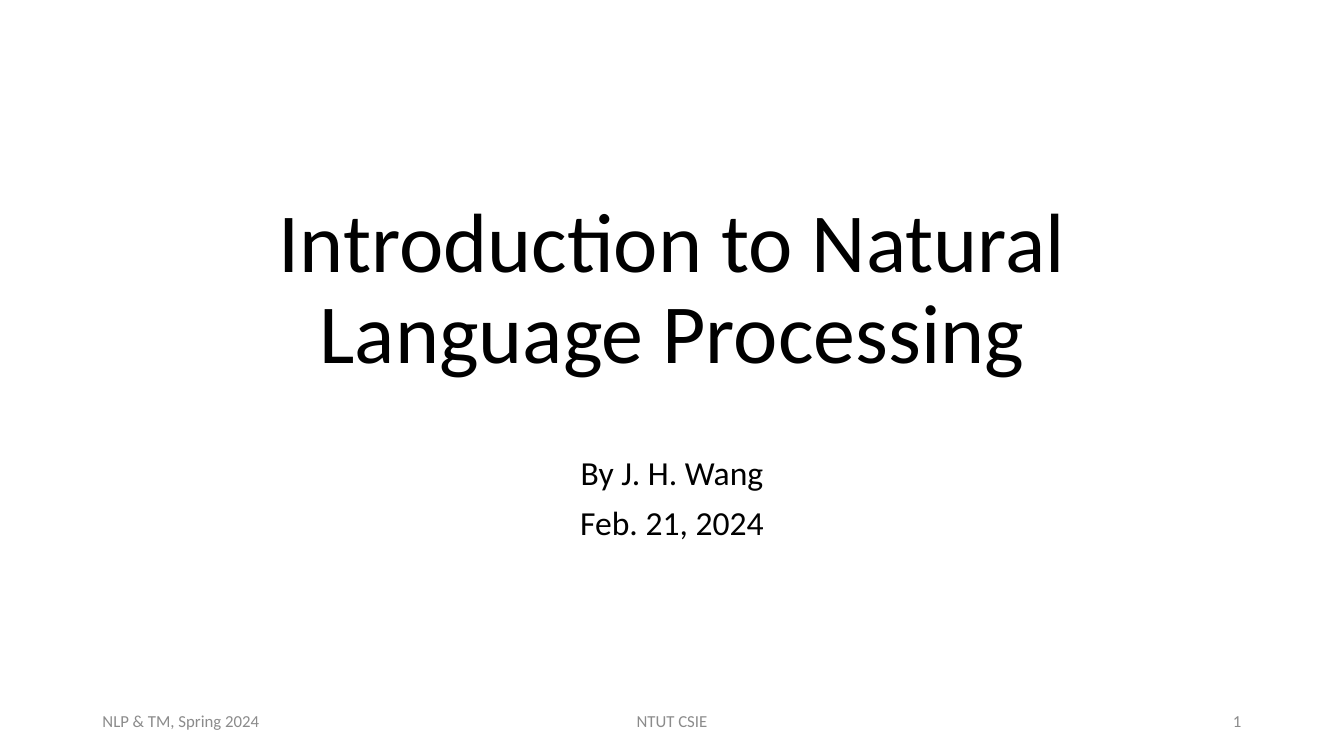
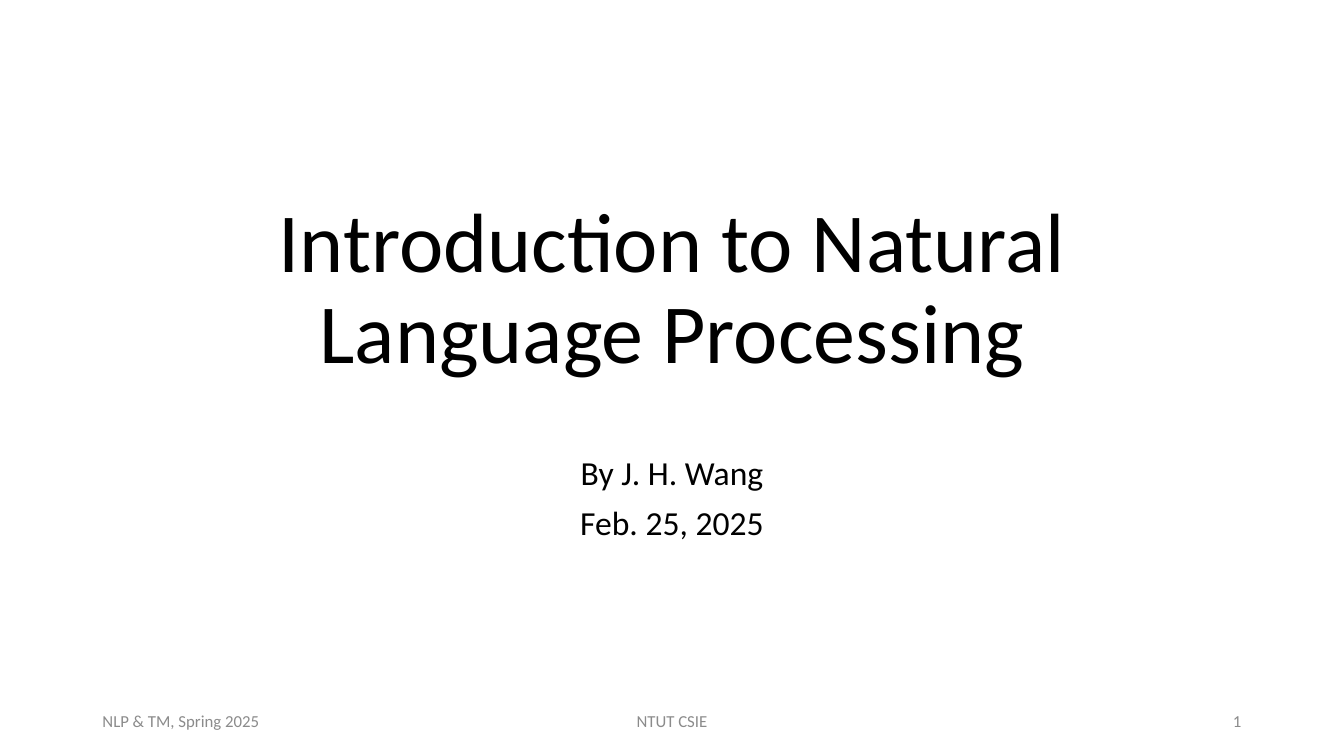
Before and after one commit to chriswjh/chriswjh.github.io, a slide deck: slide 1 of NLP_TM/01-IntroNLP.pptx. Drawn at 1344x756 pixels with LibreOffice and Linux fonts; fonts in the diff are those of the drawing. Boxes give left, top, right and bottom in pixels: in the first picture for what was removed or moved away, otherwise in the second. Text is boxed around its words. In the diff, an @@ line names an element or a change of style, - is before the commit and + after.

```diff
--- a/NLP_TM/01-IntroNLP.pptx
+++ b/NLP_TM/01-IntroNLP.pptx
@@ subtitle at (580,511,764,539): text changed @@
-Feb. 21, 2024
+Feb. 25, 2025
@@ text at (102,715,259,730): text changed @@
-NLP & TM, Spring 2024
+NLP & TM, Spring 2025
```
Also in this commit, not shown: 29 other slides changed, 2 other files.
